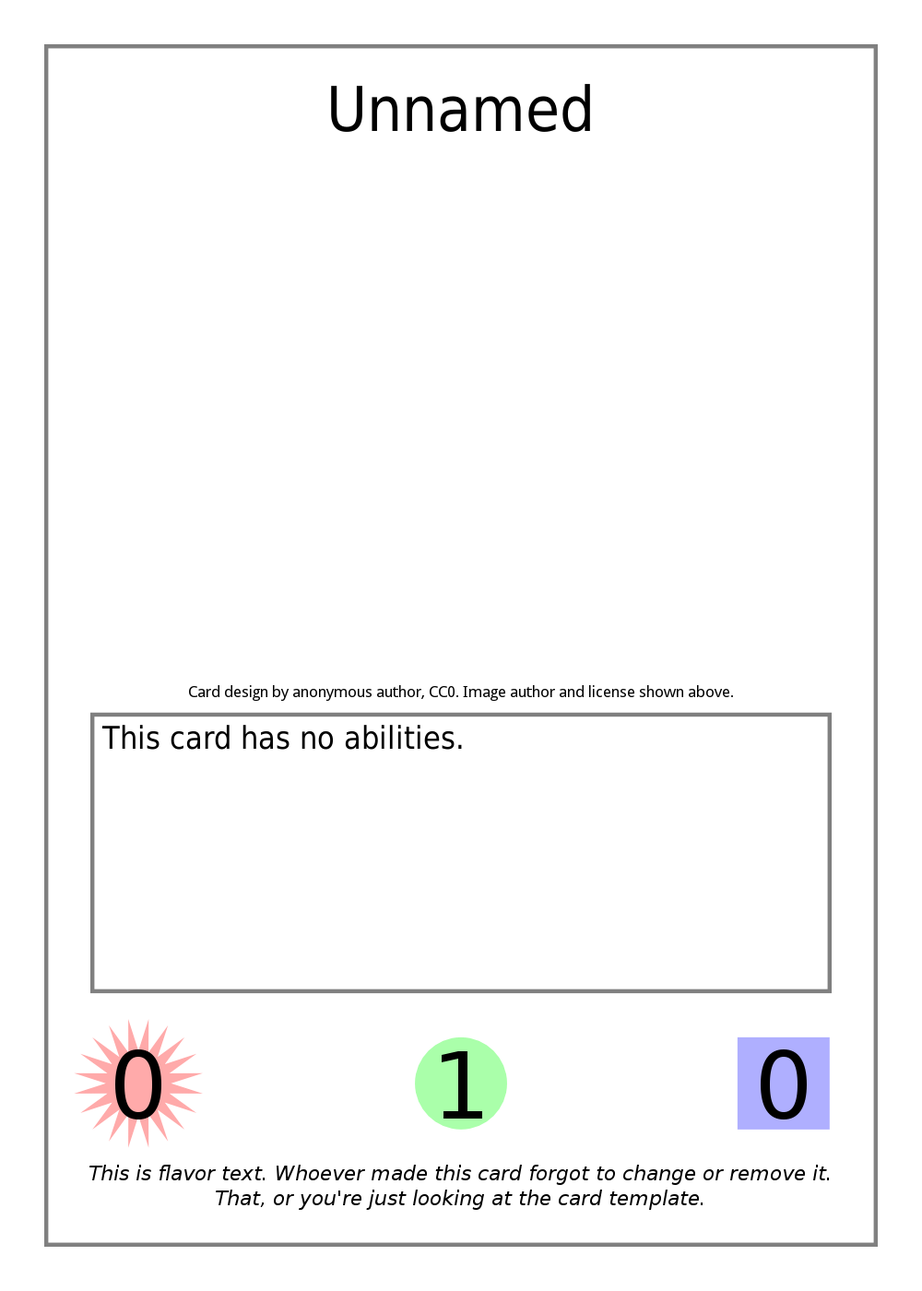
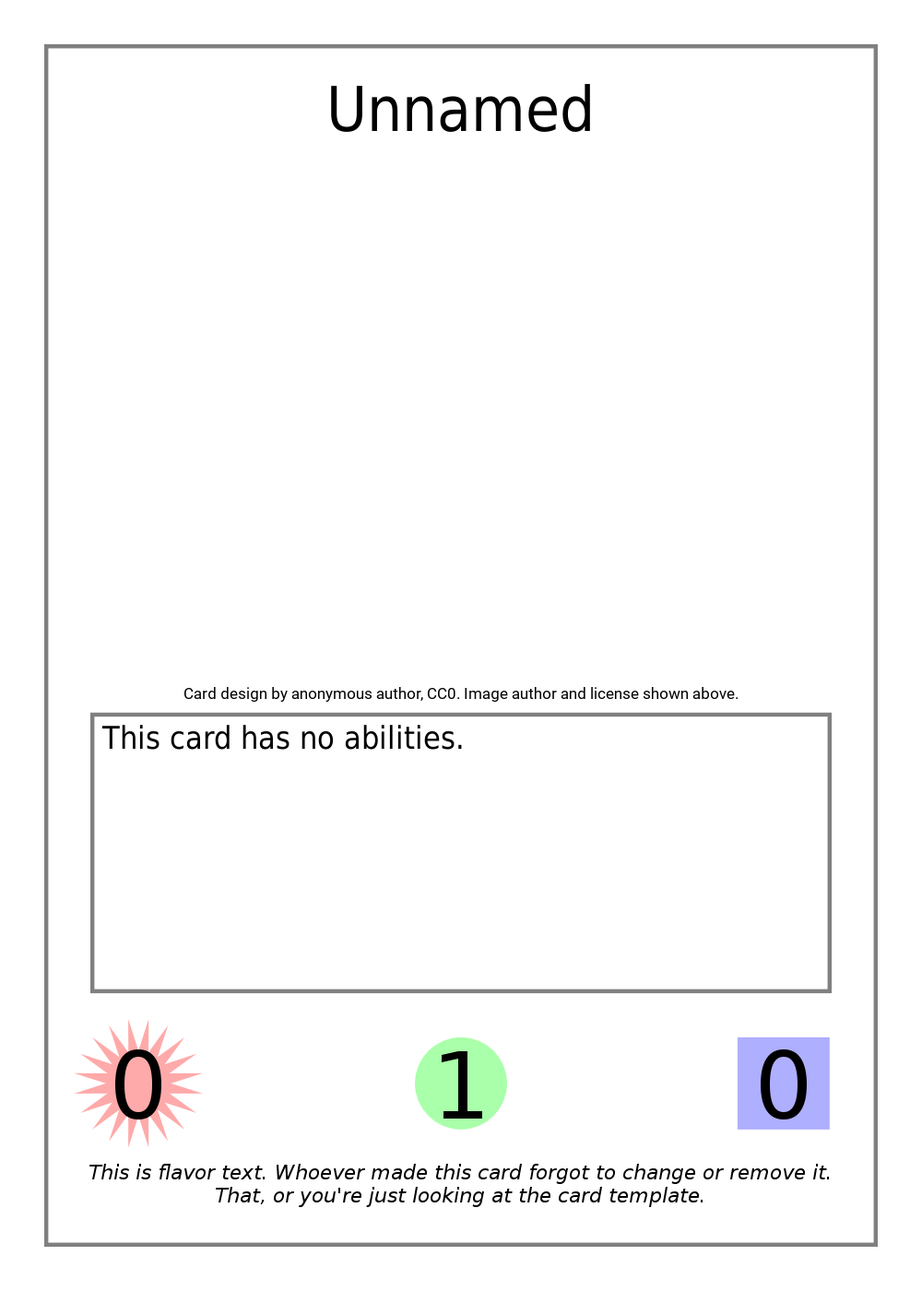
Two versions of the same layered image (922x1291). Layer-by-layer changes:
painted on "Flavor Text" over bbox(89, 1164, 830, 1211)
painted on "Effect Text" over bbox(101, 725, 120, 750)
painted on "Card License" over bbox(184, 685, 739, 703)
